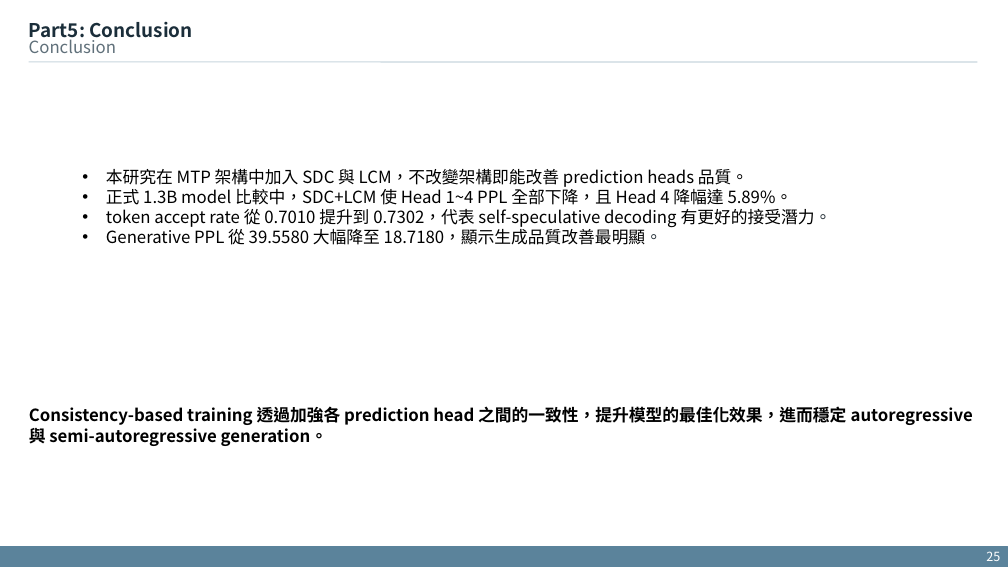
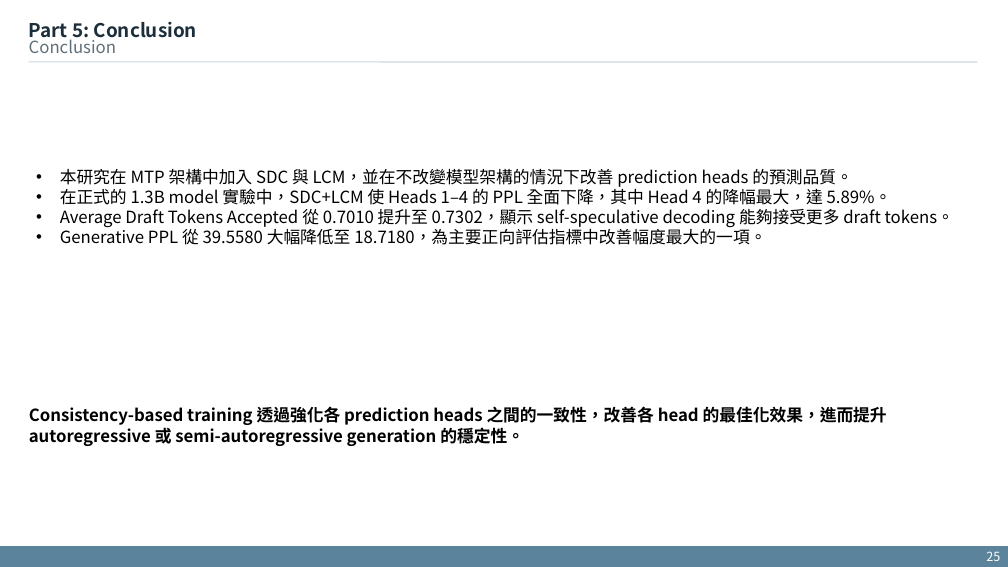
Before and after one commit to xdfg12456/llama-mtp, a slide deck: slide 25 of doc/mtp_with_consistency_method_v2.pptx. Drawn at 1008x567 pixels with LibreOffice and Linux fonts; fonts in the diff are those of the drawing. Boxes give left, top, right and bottom in pixels: in the first picture for what was removed or moved away, otherwise in the second. Text is boxed around its words. In the diff, an @@ line names an element or a change of style, - is before the commit and + after.

```diff
--- a/doc/mtp_with_consistency_method_v2.pptx
+++ b/doc/mtp_with_consistency_method_v2.pptx
@@ text at (29,21,197,42): spaces changed @@
-Part5: Conclusion
+Part 5: Conclusion
@@ text at (60,169,954,245): text changed @@
-• 本研究在 MTP 架構中加入 SDC 與 LCM，不改變架構即能改善 prediction heads 品質。
-• 正式 1.3B model 比較中，SDC+LCM 使 Head 1~4 PPL 全部下降，且 Head 4 降幅達 5.89%。
-• token accept rate 從 0.7010 提升到 0.7302，代表 self-speculative decoding 有更好的接受潛力。
-• Generative PPL 從 39.5580 大幅降至 18.7180，顯示生成品質改善最明顯。
+• 本研究在 MTP 架構中加入 SDC 與 LCM，並在不改變模型架構的情況下改善 prediction heads 的預測品質。
+• 在正式的 1.3B model 實驗中，SDC+LCM 使 Heads 1–4 的 PPL 全面下降，其中 Head 4 的降幅最大，達 5.89%。
+• Average Draft Tokens Accepted 從 0.7010 提升至 0.7302，顯示 self-speculative decoding 能夠接受更多 draft tokens。
+• Generative PPL 從 39.5580 大幅降低至 18.7180，為主要正向評估指標中改善幅度最大的一項。
@@ text at (29,406,887,446): text changed @@
-Consistency-based training 透過加強各 prediction head 之間的一致性，提升模型的最佳化效果，進而穩定 autoregressive 與 semi-autoregressive generation。
+Consistency-based training 透過強化各 prediction heads 之間的一致性，改善各 head 的最佳化效果，進而提升 autoregressive 或 semi-autoregressive generation 的穩定性。
```
Also in this commit, not shown: 23 other slides changed.
